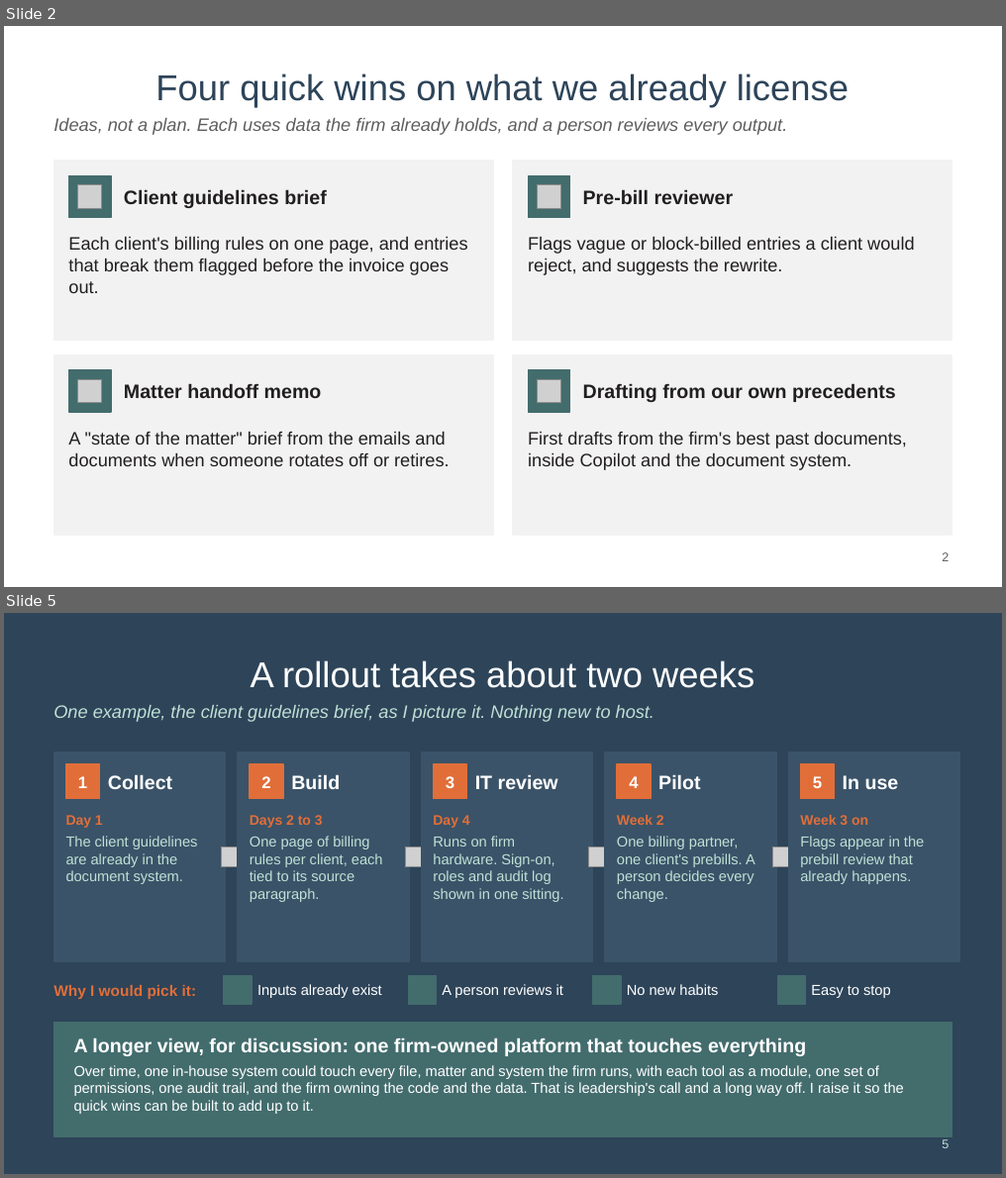
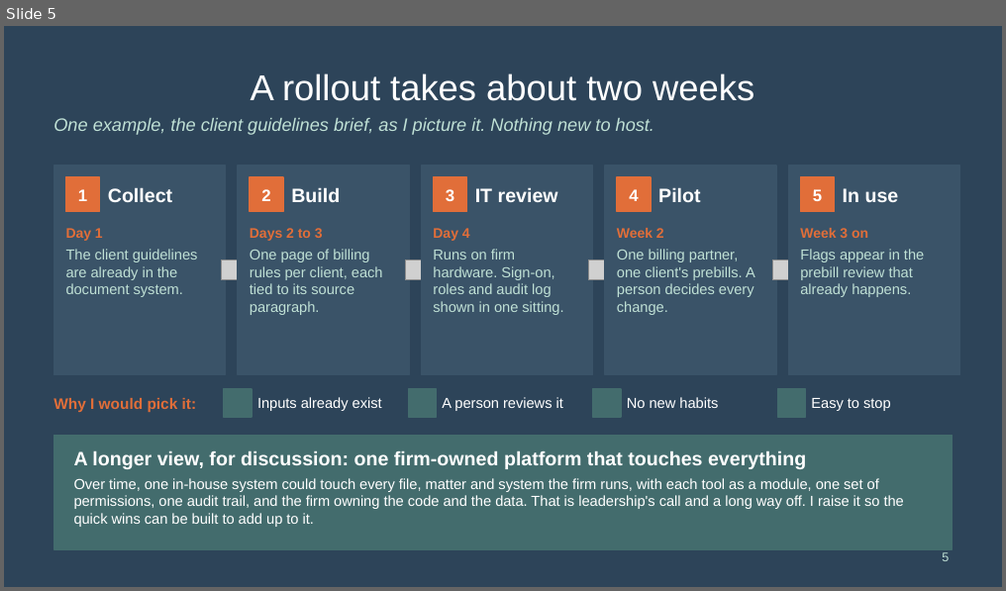
Before and after one commit to mylesparslow-collab/legal-portfolio, a slide deck: downloads/AI-ideas-Myles-Parslow.pptx. Shown one above the other, each under a label of ours: slides 2 and 5 before the commit, slide 5 after it; the slides between them are not shown. The pictures are 1006x1178 and 1006x591 pixels, drawn with LibreOffice and Linux fonts; fonts in the diff are those of the drawing; grey boxes stand for pictures; background and template pictures are left out. Boxes give left, top, right and bottom in pixels: in the first picture for what was removed or moved away, otherwise in the second. Text is boxed around its words. In the diff, an @@ line names an element or a change of style, - is before the commit and + after.

```diff
--- a/downloads/AI-ideas-Myles-Parslow.pptx
+++ b/downloads/AI-ideas-Myles-Parslow.pptx
@@ slide 2 removed at bbox=[4, 26, 1002, 587], background #FFFFFF @@
@@ title removed at bbox=[155, 74, 848, 107] @@
-Four quick wins on what we already license
@@ text removed at bbox=[54, 118, 788, 135] @@
-Ideas, not a plan. Each uses data the firm already holds, and a person reviews every output.
@@ rectangle removed at bbox=[54, 161, 493, 341] @@
@@ rectangle removed at bbox=[513, 161, 952, 341] @@
@@ rectangle removed at bbox=[69, 175, 111, 218] @@
@@ picture removed at bbox=[78, 184, 102, 208] @@
@@ text removed at bbox=[124, 189, 327, 208] @@
-Client guidelines brief
@@ rectangle removed at bbox=[528, 175, 570, 218] @@
@@ picture removed at bbox=[537, 184, 560, 208] @@
@@ text removed at bbox=[583, 189, 734, 204] @@
-Pre-bill reviewer
@@ text removed at bbox=[68, 236, 468, 293] @@
-Each client's billing rules on one page, and entries that break them flagged before the invoice goes out.
@@ text removed at bbox=[528, 236, 914, 275] @@
-Flags vague or block-billed entries a client would reject, and suggests the rewrite.
@@ rectangle removed at bbox=[54, 356, 493, 535] @@
@@ rectangle removed at bbox=[69, 371, 111, 412] @@
@@ picture removed at bbox=[78, 379, 102, 403] @@
@@ rectangle removed at bbox=[513, 356, 952, 535] @@
@@ rectangle removed at bbox=[528, 371, 570, 412] @@
@@ picture removed at bbox=[537, 379, 560, 403] @@
@@ text removed at bbox=[124, 383, 322, 398] @@
-Matter handoff memo
@@ text removed at bbox=[583, 383, 896, 402] @@
-Drafting from our own precedents
@@ text removed at bbox=[68, 431, 449, 467] @@
-A "state of the matter" brief from the emails and documents when someone rotates off or retires.
@@ text removed at bbox=[528, 431, 907, 471] @@
-First drafts from the firm's best past documents, inside Copilot and the document system.
@@ page number removed at bbox=[942, 553, 948, 562] @@
-2
```
Also in this commit, not shown: 3 slides changed, 1 slide added.
